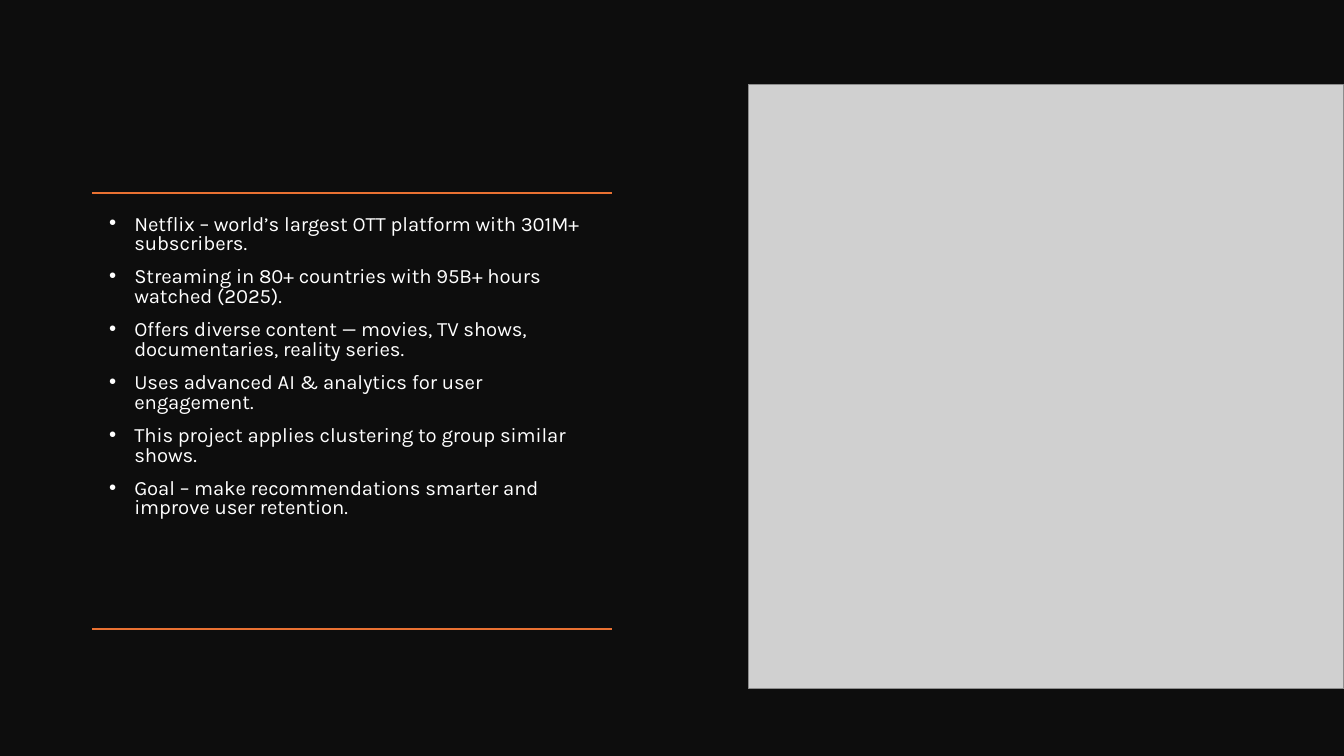
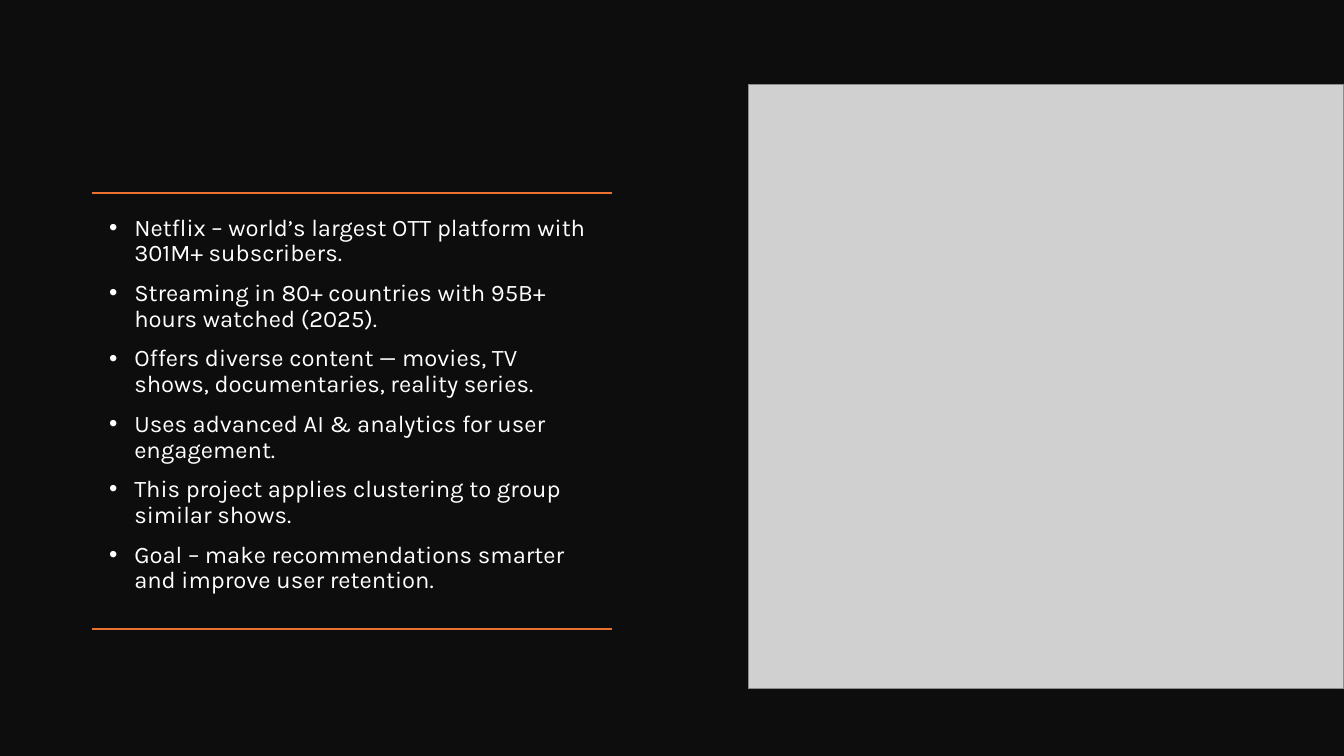
Before and after one commit to vanshikaj816-oss/Power-of-Data.-Power-of-Stories.--Netflix, a slide deck: slide 2 of Presentation 5 (1).pptx. Drawn at 1344x756 pixels with LibreOffice and Linux fonts; fonts in the diff are those of the drawing; grey boxes stand for pictures. Boxes give left, top, right and bottom in pixels: in the first picture for what was removed or moved away, otherwise in the second. Text is boxed around its words. In the diff, an @@ line names an element or a change of style, - is before the commit and + after.

```diff
--- a/Presentation 5 (1).pptx
+++ b/Presentation 5 (1).pptx
@@ text "Netflix – world’s largest OTT ..." at <box>134,219,585,594</box>: size 14.4 to 17 pt; line spacing 0.8 to 0.9 @@
```
Also in this commit, not shown: 1 other slide changed.
